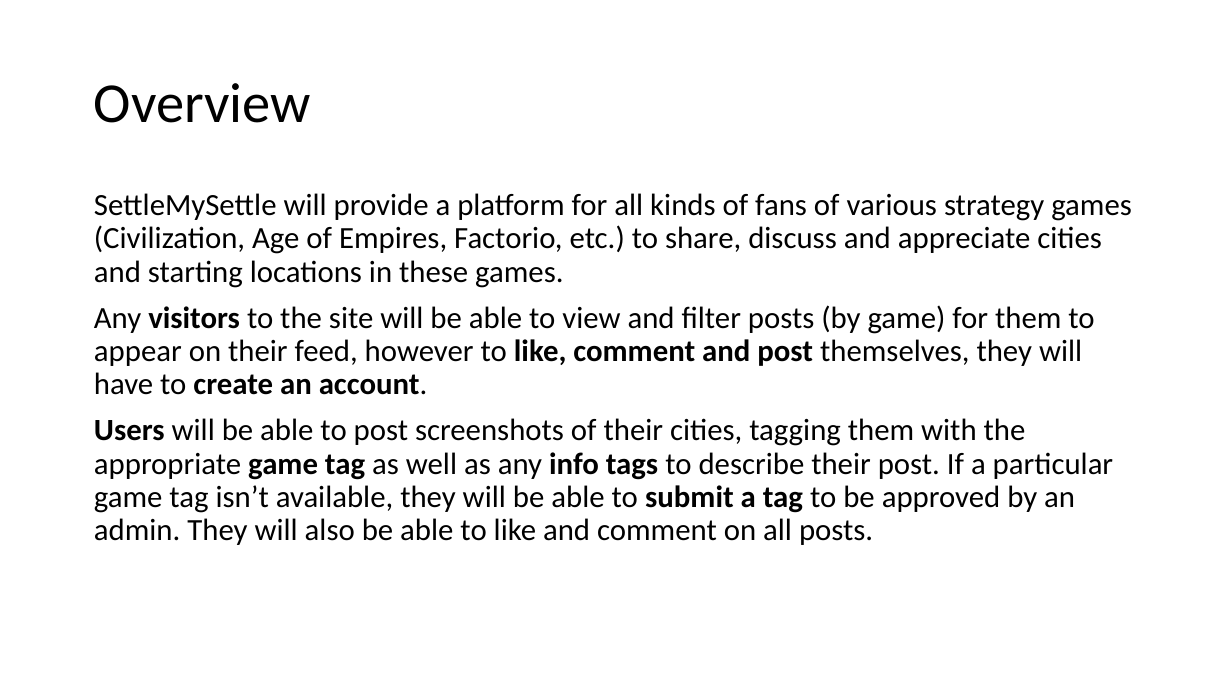
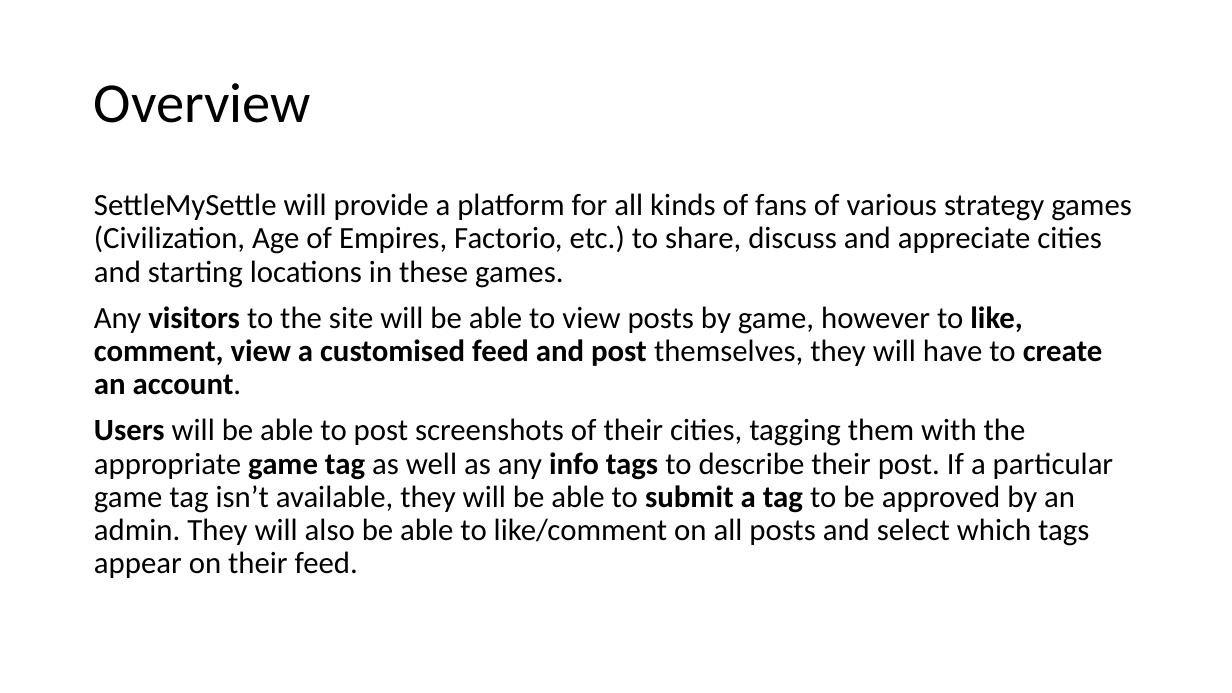
Before and after one commit to settlemysettle/SettleMySettle, a slide deck: slide 2 of DesignSpec.pptx. Drawn at 1232x693 pixels with LibreOffice and Linux fonts; fonts in the diff are those of the drawing. Boxes give left, top, right and bottom in pixels: in the first picture for what was removed or moved away, otherwise in the second. Text is boxed around its words. In the diff, an @@ line names an element or a change of style, - is before the commit and + after.

Commit message:
made rough change to overview, added sys arch diagram

```diff
--- a/DesignSpec.pptx
+++ b/DesignSpec.pptx
@@ text at (x1=94, y1=306, x2=1113, y2=578): text changed @@
-Any visitors to the site will be able to view and filter posts (by game) for them to appear on their feed, however to like, comment and post themselves, they will have to create an account.
-Users will be able to post screenshots of their cities, tagging them with the appropriate game tag as well as any info tags to describe their post. If a particular game tag isn’t available, they will be able to submit a tag to be approved by an admin. They will also be able to like and comment on all posts.
+Any visitors to the site will be able to view posts by game, however to like, comment, view a customised feed and post themselves, they will have to create an account.
+Users will be able to post screenshots of their cities, tagging them with the appropriate game tag as well as any info tags to describe their post. If a particular game tag isn’t available, they will be able to submit a tag to be approved by an admin. They will also be able to like/comment on all posts and select which tags appear on their feed.
```
Also in this commit, not shown: 1 other slide changed.
